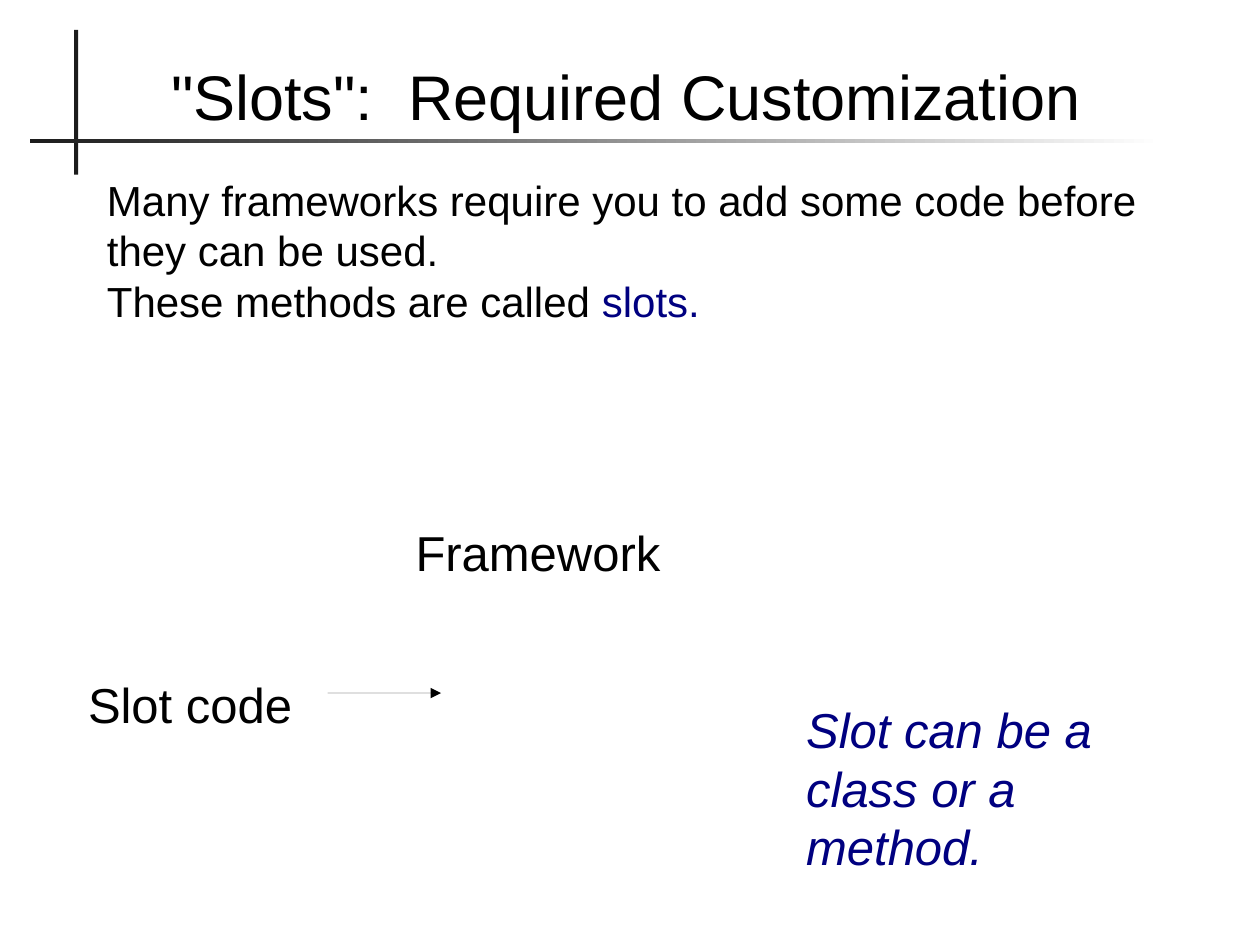
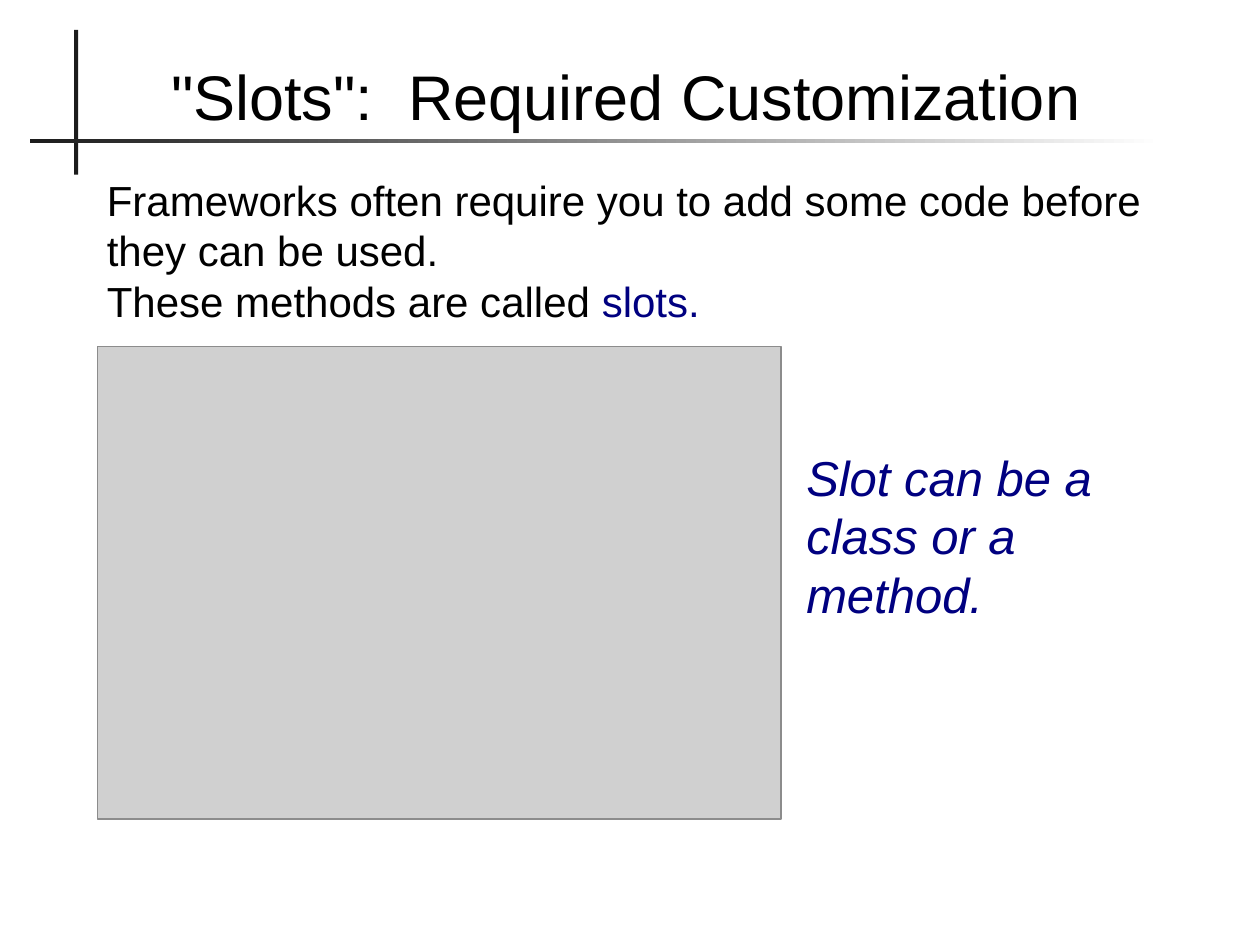
Before and after one commit to skeoop/skeoop.github.io, a slide deck: slide 4 of frameworks/Frameworks.pptx. Drawn at 1260x945 pixels with LibreOffice and Linux fonts; fonts in the diff are those of the drawing; grey boxes stand for pictures. Boxes give left, top, right and bottom in pixels: in the first picture for what was removed or moved away, otherwise in the second. Text is boxed around its words. In the diff, an @@ line names an element or a change of style, - is before the commit and + after.

Commit message:
add framework material

```diff
--- a/frameworks/Frameworks.pptx
+++ b/frameworks/Frameworks.pptx
@@ text at (x1=107, y1=185, x2=1141, y2=275): text changed @@
-Many frameworks require you to add some code before they can be used.
+Frameworks often require you to add some code before they can be used.
@@ picture added at (x1=97, y1=346, x2=781, y2=819) @@
@@ text "Slot can be a class ..." moved from (x1=806, y1=712, x2=1092, y2=866) to (x1=806, y1=460, x2=1092, y2=614) @@
@@ text removed at (x1=416, y1=535, x2=661, y2=572) @@
-Framework
@@ text removed at (x1=88, y1=687, x2=292, y2=724) @@
-Slot code
@@ arrow removed from (328, 693) to (441, 693) @@
```
Also in this commit, not shown: 6 other slides changed, 2 slides added, 5 other files.
